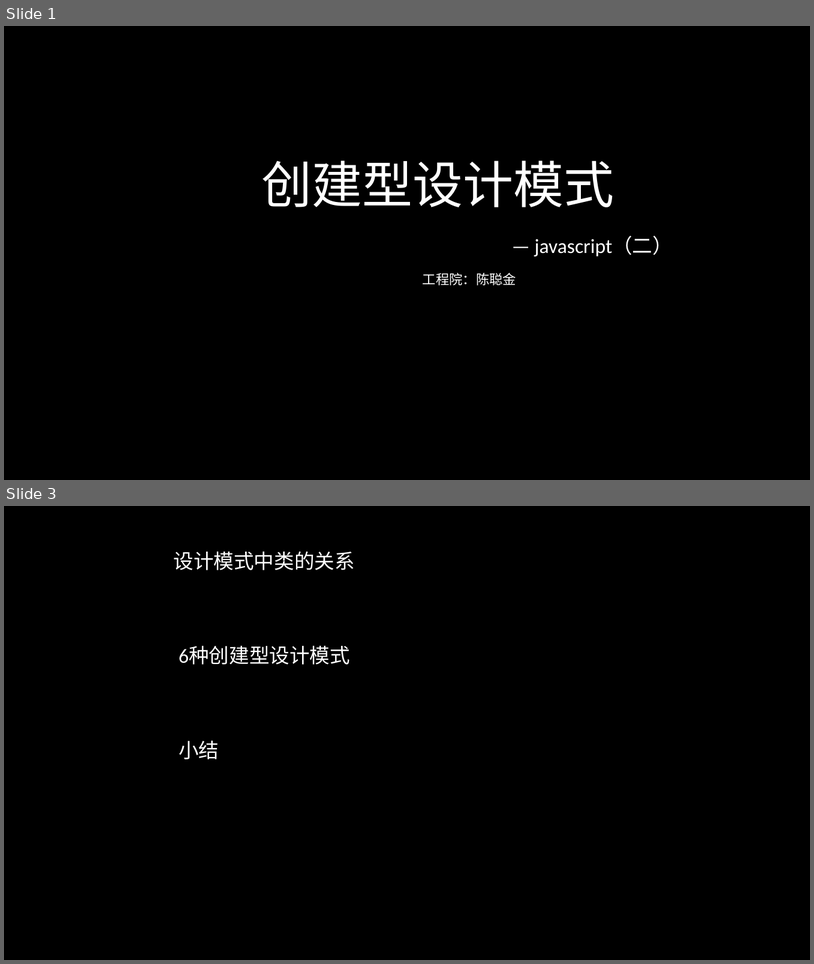
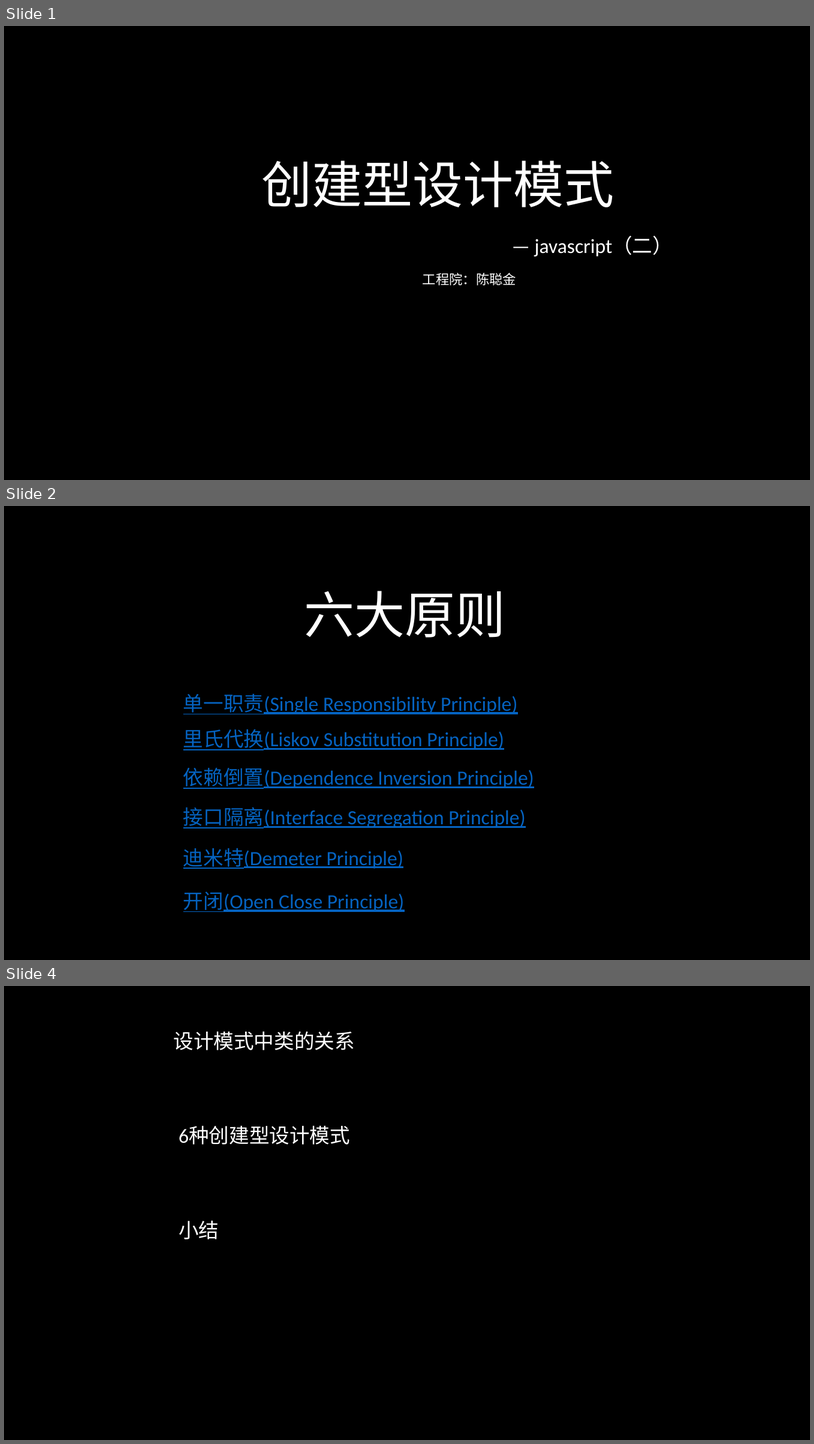
Before and after one commit to 643364103/design, a slide deck: designpattern/ppt/设计模式（二）.pptx. Shown one above the other, each under a label of ours: slides 1 and 3 before the commit, slides 1, 2 and 4 after it; the slides between them are not shown. The pictures are 814x964 and 814x1444 pixels, drawn with LibreOffice and Linux fonts; fonts in the diff are those of the drawing. Boxes give left, top, right and bottom in pixels: in the first picture for what was removed or moved away, otherwise in the second. Text is boxed around its words. In the diff, an @@ line names an element or a change of style, - is before the commit and + after.

```diff
--- a/designpattern/ppt/设计模式（二）.pptx
+++ b/designpattern/ppt/设计模式（二）.pptx
@@ slide 2 added at box(4, 506, 810, 960), background #000000 @@
@@ text added at box(305, 591, 506, 637), 60 pt, text #FFFFFF @@
+六大原则
@@ text added at box(183, 693, 518, 714), 24 pt, text #0563C1, underline @@
+单一职责(Single Responsibility Principle)
@@ text added at box(183, 729, 504, 750), 24 pt, text #0563C1, underline @@
+里氏代换(Liskov Substitution Principle)
@@ text added at box(183, 768, 534, 789), 24 pt, text #0563C1, underline @@
+依赖倒置(Dependence Inversion Principle)
@@ text added at box(183, 807, 525, 828), 24 pt, text #0563C1, underline @@
+接口隔离(Interface Segregation Principle)
@@ text added at box(183, 847, 404, 868), 24 pt, text #0563C1, underline @@
+迪米特(Demeter Principle)
@@ text added at box(183, 891, 404, 912), 24 pt, text #0563C1, underline @@
+开闭(Open Close Principle)
@@ what was slide 3 is now slide 4 @@
```
Also in this commit, not shown: 1 slide changed, 1 other file.
